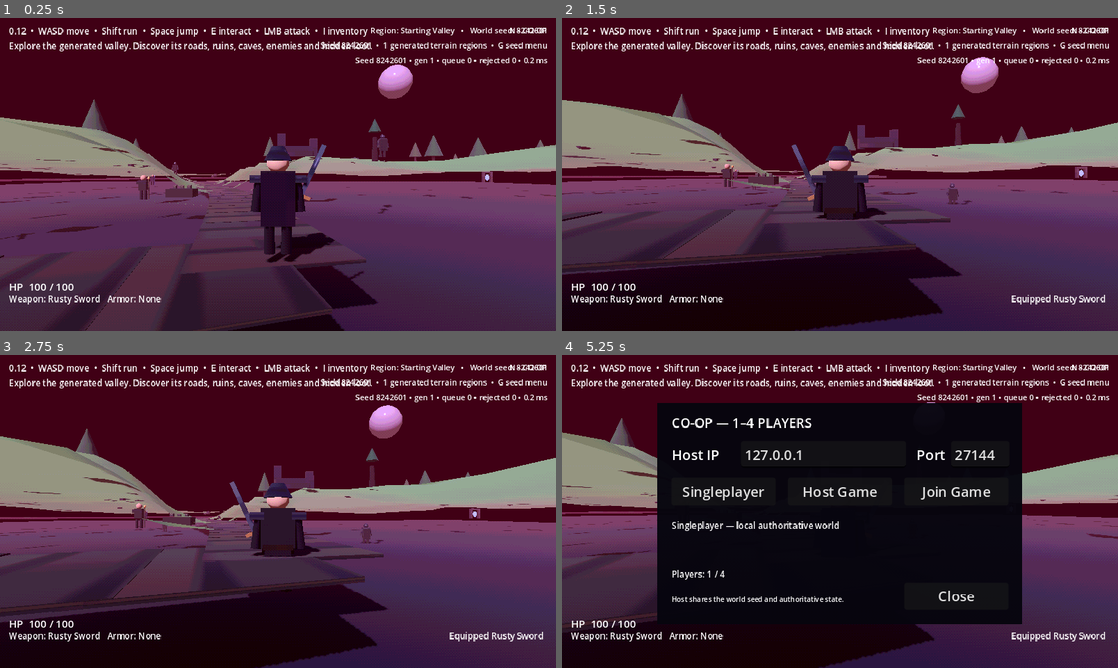
Above: before the commit, frames 1-4 (two rows, left to right).
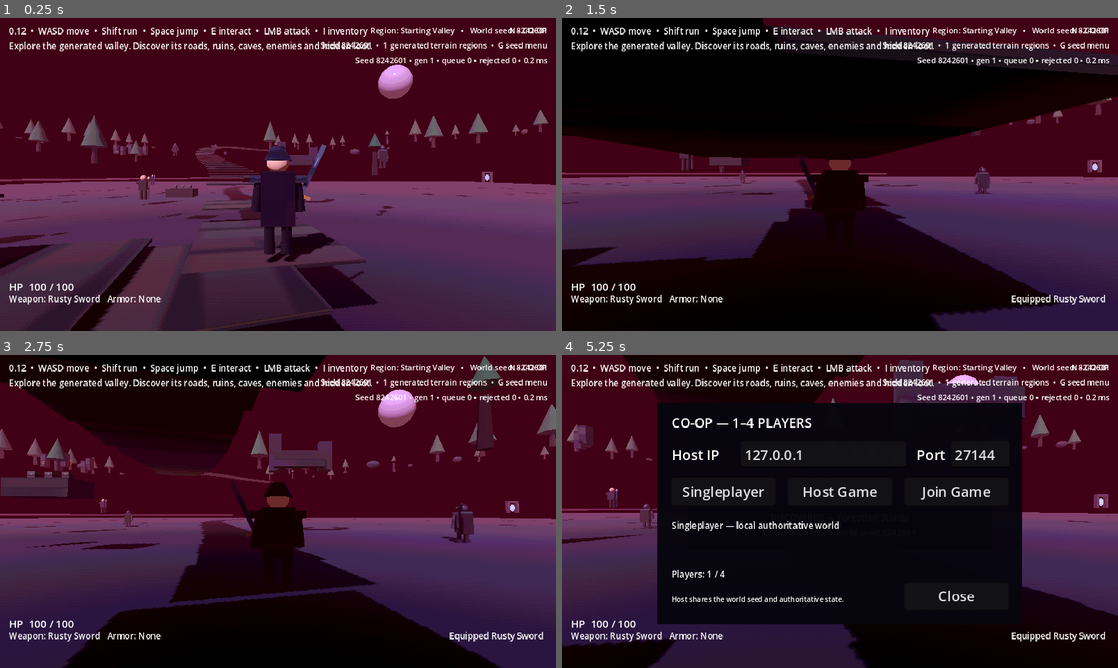
Above: after the commit, the same moments.

Repository: jasonjllind-cpu/aispel
Game: Godot game, scene res://main.tscn
The game is run twice, just before and just after one commit, with the same random seed, the same clock (stepped at 60 frames per second) and the same inputs.
Inputs (mouse positions are in pixels of both pictures, inside the frame that each line leads up to):
- Up to frame 1 (0.25 s): no input
- Up to frame 2 (1.5 s): tap Enter at 0.5 s; move the mouse to (867, 174) at 0.52 s; press the mouse at (867, 174) at 0.53 s; hold W (move_forward) from 0.53 s (still down); tap Space (jump) at 0.77 s; move the mouse to (812, 174) at 1.27 s; release the mouse at (812, 174) at 1.28 s; tap R (equip_next) at 1.35 s
- Up to frame 3 (2.75 s): keep holding W (move_forward); tap Space (jump) at 1.52 s; move the mouse to (289, 505) at 2.02 s; hold E (interact) from 2.03 s (still down)
- Up to frame 4 (5.25 s): move the mouse to (834, 517) at 2.77 s; release E (interact) at 2.78 s; tap Shift (sprint) at 2.85 s; tap Space (jump) at 3.02, 3.77, 4.52 s; move the mouse to (878, 514) at 3.52 s; tap N at 3.6 s; move the mouse to (673, 464) at 4.27 s; release W (move_forward) at 4.28 s; hold A (move_left) 4.28-5.03 s; tap 1 at 4.35 s; move the mouse to (867, 511) at 5.02 s; hold S (move_back) from 5.03 s (still down); tap 2 at 5.1 s

The runs differ from the first frame. In frame 1, 11% of the frame differs, in the area x 0-100%, y 26-100%; in frame 2, 50%, in the area x 0-100%, y 0-100%; in frame 3, 39%; in frame 4, 26%.

Commit message:
Make visible terrain radically seed-dependent

Diff:
--- a/scripts/world/world_generator.gd
+++ b/scripts/world/world_generator.gd
@@ -6,14 +6,15 @@
 const REGION_CATALOG := preload("res://scripts/world/region_catalog.gd")
 const VALIDATOR := preload("res://scripts/world/world_generation_validator.gd")
 
-const FORMAT_VERSION: int = 2
+const FORMAT_VERSION: int = 3
 const DEFAULT_WORLD_SEED: int = 8242601
 const CHUNK_SIZE: float = 28.0
-const CELLS_PER_SIDE: int = 8
+const CELLS_PER_SIDE: int = 12
 const VERTICES_PER_SIDE: int = CELLS_PER_SIDE + 1
-const ROAD_HALF_WIDTH: float = 3.6
-const ROAD_FEATHER: float = 6.0
-const MAX_TERRAIN_HEIGHT: float = 18.0
+const ROAD_HALF_WIDTH: float = 2.35
+const ROAD_FEATHER: float = 3.25
+const ROAD_SAMPLE_SMOOTHING: int = 3
+const MAX_TERRAIN_HEIGHT: float = 22.0
 const MIN_TERRAIN_HEIGHT: float = 0.02
 
 var world_seed: int = DEFAULT_WORLD_SEED
@@ -28,23 +29,75 @@
 	world_seed = _sanitize_seed(seed_value)
 	var profile_rng := RandomNumberGenerator.new()
 	profile_rng.seed = generation_seed("world", "terrain_profile")
+	var style_index: int = profile_rng.randi_range(0, 3)
+	var style_names: Array[String] = ["rolling", "ridge_country", "basin", "wild_highlands"]
+	var height_profile: Dictionary = {}
+	match style_index:
+		0:
+			height_profile = {
+				"continental_height": profile_rng.randf_range(5.0, 8.0),
+				"hill_height": profile_rng.randf_range(2.8, 5.0),
+				"ridge_height": profile_rng.randf_range(0.4, 1.6),
+				"detail_height": profile_rng.randf_range(0.20, 0.70),
+				"macro_tilt": profile_rng.randf_range(1.0, 3.0),
+				"basin_strength": 0.0
+			}
+		1:
+			height_profile = {
+				"continental_height": profile_rng.randf_range(2.0, 4.2),
+				"hill_height": profile_rng.randf_range(1.4, 3.0),
+				"ridge_height": profile_rng.randf_range(7.0, 11.0),
+				"detail_height": profile_rng.randf_range(0.30, 0.85),
+				"macro_tilt": profile_rng.randf_range(3.0, 6.0),
+				"basin_strength": 0.0
+			}
+		2:
+			height_profile = {
+				"continental_height": profile_rng.randf_range(1.8, 3.8),
+				"hill_height": profile_rng.randf_range(1.0, 2.5),
+				"ridge_height": profile_rng.randf_range(0.3, 1.3),
+				"detail_height": profile_rng.randf_range(0.15, 0.48),
+				"macro_tilt": profile_rng.randf_range(0.5, 2.0),
+				"basin_strength": profile_rng.randf_range(8.0, 12.0)
+			}
+		_:
+			height_profile = {
+				"continental_height": profile_rng.randf_range(5.0, 8.5),
+				"hill_height": profile_rng.randf_range(4.0, 7.0),
+				"ridge_height": profile_rng.randf_range(3.0, 6.0),
+				"detail_height": profile_rng.randf_range(0.70, 1.50),
+				"macro_tilt": profile_rng.randf_range(4.0, 7.0),
+				"basin_strength": 0.0
+			}
 	profile = {
 		"format_version": FORMAT_VERSION,
 		"world_seed": world_seed,
-		"continental_frequency": profile_rng.randf_range(0.0038, 0.0075),
-		"hill_frequency": profile_rng.randf_range(0.009, 0.020),
-		"ridge_frequency": profile_rng.randf_range(0.005, 0.012),
-		"detail_frequency": profile_rng.randf_range(0.030, 0.068),
-		"continental_height": profile_rng.randf_range(3.8, 7.2),
-		"hill_height": profile_rng.randf_range(1.4, 3.6),
-		"ridge_height": profile_rng.randf_range(0.8, 3.8),
-		"detail_height": profile_rng.randf_range(0.25, 0.95)
+		"style_index": style_index,
+		"terrain_style": style_names[style_index],
+		"continental_frequency": profile_rng.randf_range(0.0032, 0.0078),
+		"hill_frequency": profile_rng.randf_range(0.008, 0.022),
+		"ridge_frequency": profile_rng.randf_range(0.0045, 0.013),
+		"detail_frequency": profile_rng.randf_range(0.028, 0.075),
+		"noise_offset": Vector2(
+			profile_rng.randf_range(-12000.0, 12000.0),
+			profile_rng.randf_range(-12000.0, 12000.0)
+		),
+		"macro_angle": profile_rng.randf_range(-PI, PI),
+		"basin_center": Vector2(
+			profile_rng.randf_range(-32.0, 32.0),
+			profile_rng.randf_range(-32.0, 32.0)
+		)
 	}
-	profile["signature"] = "%d:%d:%d:%d" % [
+	for key in height_profile:
+		profile[key] = height_profile[key]
+	var offset: Vector2 = profile.get("noise_offset", Vector2.ZERO)
+	profile["signature"] = "%d:%s:%d:%d:%d:%d" % [
 		world_seed,
-		int(float(profile["continental_frequency"]) * 100000.0),
-		int(float(profile["continental_height"]) * 1000.0),
-		int(float(profile["ridge_height"]) * 1000.0)
+		str(profile.get("terrain_style", "rolling")),
+		int(offset.x),
+		int(offset.y),
+		int(float(profile.get("continental_height", 0.0)) * 1000.0),
+		int(float(profile.get("ridge_height", 0.0)) * 1000.0)
 	]
 	_configure_noise(continental_noise, "terrain:continental", float(profile["continental_frequency"]), 4, 0.48)
 	_configure_noise(hill_noise, "terrain:hills", float(profile["hill_frequency"]), 3, 0.52)
@@ -150,25 +203,12 @@
 	return biome_map.call("sample", world_position.x, world_position.z, preferred_biome)
 
 func _sample_height(region_id: String, region_center: Vector3, local: Vector2, biome: Dictionary, reserved_slots: Array[Dictionary], route: Array[Vector2]) -> float:
-	var world_x: float = region_center.x + local.x
-	var world_z: float = region_center.z + local.y
-	var terrain_scale: float = clamp(float(biome.get("terrain_scale", 1.0)), 0.45, 1.8)
-	var elevation: float = clamp(float(biome.get("elevation", 1.0)), 0.25, 2.5)
-	var continental: float = clamp((continental_noise.get_noise_2d(world_x, world_z) + 1.0) * 0.5, 0.0, 1.0)
-	var hills: float = clamp((hill_noise.get_noise_2d(world_x, world_z) + 1.0) * 0.5, 0.0, 1.0)
-	var ridge: float = 1.0 - abs(ridge_noise.get_noise_2d(world_x, world_z))
-	var detail: float = detail_noise.get_noise_2d(world_x, world_z)
-	var height: float = 0.12
-	height += pow(continental, 1.65) * float(profile.get("continental_height", 5.0)) * terrain_scale
-	height += pow(hills, 1.35) * float(profile.get("hill_height", 2.0)) * elevation
-	height += pow(clamp(ridge, 0.0, 1.0), 3.1) * float(profile.get("ridge_height", 2.0))
-	height += detail * float(profile.get("detail_height", 0.5))
-	height = clamp(height, MIN_TERRAIN_HEIGHT, MAX_TERRAIN_HEIGHT)
-
+	var height: float = _raw_height(region_center, local, biome)
 	var road_distance: float = _distance_to_route(local, route)
 	var road_blend: float = _feather_blend(road_distance, ROAD_HALF_WIDTH, ROAD_FEATHER)
 	if road_blend > 0.0:
-		height = lerp(height, 0.08, road_blend * 0.985)
+		var road_height: float = _road_target_height(region_center, local, biome, route)
+		height = lerp(height, road_height, road_blend * 0.995)
 
 	for slot in reserved_slots:
 		var center: Vector2 = slot.get("center", Vector2.ZERO)
@@ -179,6 +219,73 @@
 		if blend > 0.0:
 			height = lerp(height, target_height, blend)
 	return clamp(height, MIN_TERRAIN_HEIGHT, MAX_TERRAIN_HEIGHT)
+
+func _raw_height(region_center: Vector3, local: Vector2, biome: Dictionary) -> float:
+	var noise_offset: Vector2 = profile.get("noise_offset", Vector2.ZERO)
+	var world_x: float = region_center.x + local.x + noise_offset.x
+	var world_z: float = region_center.z + local.y + noise_offset.y
+	var terrain_scale: float = clamp(float(biome.get("terrain_scale", 1.0)), 0.45, 1.8)
+	var elevation: float = clamp(float(biome.get("elevation", 1.0)), 0.25, 2.5)
+	var continental: float = clamp((continental_noise.get_noise_2d(world_x, world_z) + 1.0) * 0.5, 0.0, 1.0)
+	var hills: float = clamp((hill_noise.get_noise_2d(world_x, world_z) + 1.0) * 0.5, 0.0, 1.0)
+	var ridge: float = 1.0 - abs(ridge_noise.get_noise_2d(world_x, world_z))
+	var detail: float = detail_noise.get_noise_2d(world_x, world_z)
+	var continental_height: float = float(profile.get("continental_height", 5.0))
+	var hill_height: float = float(profile.get("hill_height", 2.0))
+	var ridge_height: float = float(profile.get("ridge_height", 2.0))
+	var detail_height: float = float(profile.get("detail_height", 0.5))
+	var style_index: int = int(profile.get("style_index", 0))
+	var height: float = 0.16
+
+	match style_index:
+		0:
+			height += pow(continental, 1.55) * continental_height * terrain_scale
+			height += pow(hills, 1.30) * hill_height * elevation
+			height += pow(clamp(ridge, 0.0, 1.0), 3.8) * ridge_height
+			height += detail * detail_height
+		1:
+			height += pow(continental, 2.0) * continental_height * terrain_scale
+			height += pow(hills, 1.55) * hill_height * elevation
+			height += pow(clamp(ridge, 0.0, 1.0), 4.5) * ridge_height
+			height += detail * detail_height
+		2:
+			height += pow(continental, 2.35) * continental_height * terrain_scale
+			height += pow(hills, 1.70) * hill_height * elevation
+			height += pow(clamp(ridge, 0.0, 1.0), 4.0) * ridge_height
+			height += detail * detail_height
+			var basin_center: Vector2 = profile.get("basin_center", Vector2.ZERO)
+			var basin_ratio: float = clamp(local.distance_to(basin_center) / 95.0, 0.0, 1.0)
+			height += _smooth_step(basin_ratio) * float(profile.get("basin_strength", 9.0)) * terrain_scale
+		_:
+			height += pow(continental, 1.30) * continental_height * terrain_scale
+			height += pow(hills, 1.10) * hill_height * elevation
+			height += pow(clamp(ridge, 0.0, 1.0), 2.35) * ridge_height
+			height += detail * detail_height
+
+	var macro_angle: float = float(profile.get("macro_angle", 0.0))
+	var macro_direction := Vector2(cos(macro_angle), sin(macro_angle))
+	height += local.dot(macro_direction) / 100.0 * float(profile.get("macro_tilt", 2.0))
+	return clamp(height, MIN_TERRAIN_HEIGHT, MAX_TERRAIN_HEIGHT)
+
+func _road_target_height(region_center: Vector3, local: Vector2, biome: Dictionary, route: Array[Vector2]) -> float:
+	if route.is_empty():
+		return _raw_height(region_center, local, biome)
+	var nearest_index: int = _nearest_route_index(local, route)
+	var first_index: int = max(0, nearest_index - ROAD_SAMPLE_SMOOTHING)
+	var last_index: int = min(route.size() - 1, nearest_index + ROAD_SAMPLE_SMOOTHING)
+	var total_height: float = 0.0
+	var total_weight: float = 0.0
+	for index in range(first_index, last_index + 1):
+		var weight: float = float(ROAD_SAMPLE_SMOOTHING + 1 - abs(index - nearest_index))
+		total_height += _raw_height(region_center, route[index], biome) * weight
+		total_weight += weight
+	if total_weight <= 0.0:
+		return _raw_height(region_center, local, biome)
+	return clamp(total_height / total_weight, MIN_TERRAIN_HEIGHT, MAX_TERRAIN_HEIGHT)
+
+func _smooth_step(value: float) -> float:
+	var t: float = clamp(value, 0.0, 1.0)
+	return t * t * (3.0 - 2.0 * t)
 
 func _primary_route_2d(region_id: String, reserved_slots: Array[Dictionary]) -> Array[Vector2]:
 	var region: Dictionary = REGION_CATALOG.get_region(region_id)
@@ -225,10 +332,30 @@
 func _distance_to_route(point: Vector2, route: Array[Vector2]) -> float:
 	if route.is_empty():
 		return INF
+	if route.size() == 1:
+		return point.distance_to(route[0])
 	var best: float = INF
-	for route_point in route:
-		best = min(best, point.distance_to(route_point))
+	for index in range(route.size() - 1):
+		best = min(best, _distance_to_segment(point, route[index], route[index + 1]))
 	return best
+
+func _nearest_route_index(point: Vector2, route: Array[Vector2]) -> int:
+	var nearest_index: int = 0
+	var best: float = INF
+	for index in range(route.size()):
+		var distance: float = point.distance_squared_to(route[index])
+		if distance < best:
+			best = distance
+			nearest_index = index
+	return nearest_index
+
+func _distance_to_segment(point: Vector2, start: Vector2, finish: Vector2) -> float:
+	var segment: Vector2 = finish - start
+	var length_squared: float = segment.length_squared()
+	if length_squared <= 0.000001:
+		return point.distance_to(start)
+	var t: float = clamp((point - start).dot(segment) / length_squared, 0.0, 1.0)
+	return point.distance_to(start + segment * t)
 
 func _feather_blend(distance: float, radius: float, feather: float) -> float:
 	if distance <= radius:
